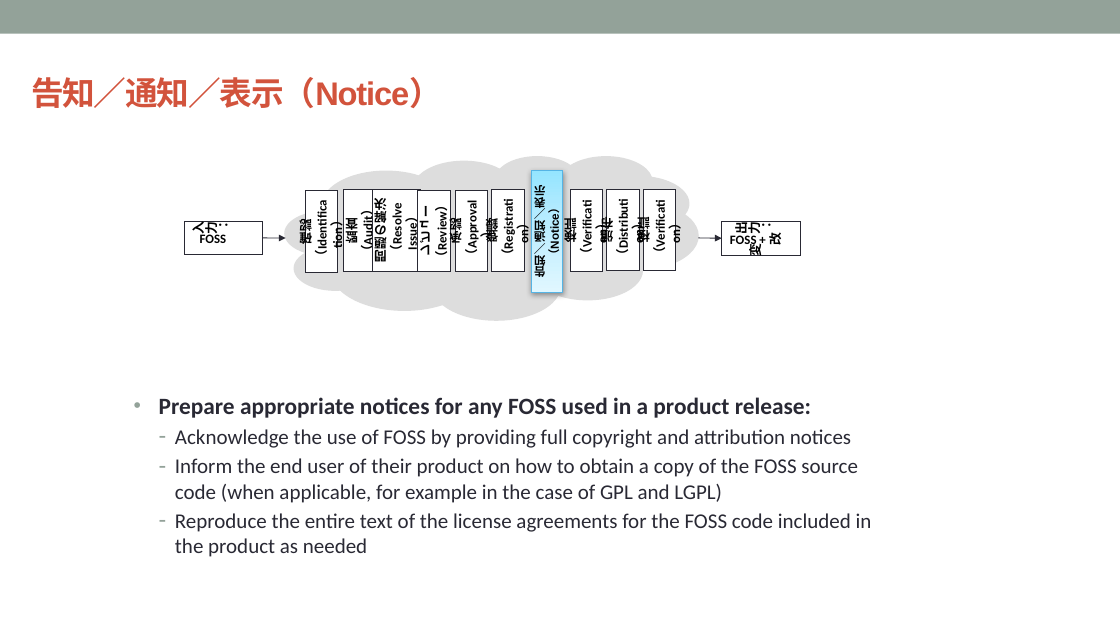
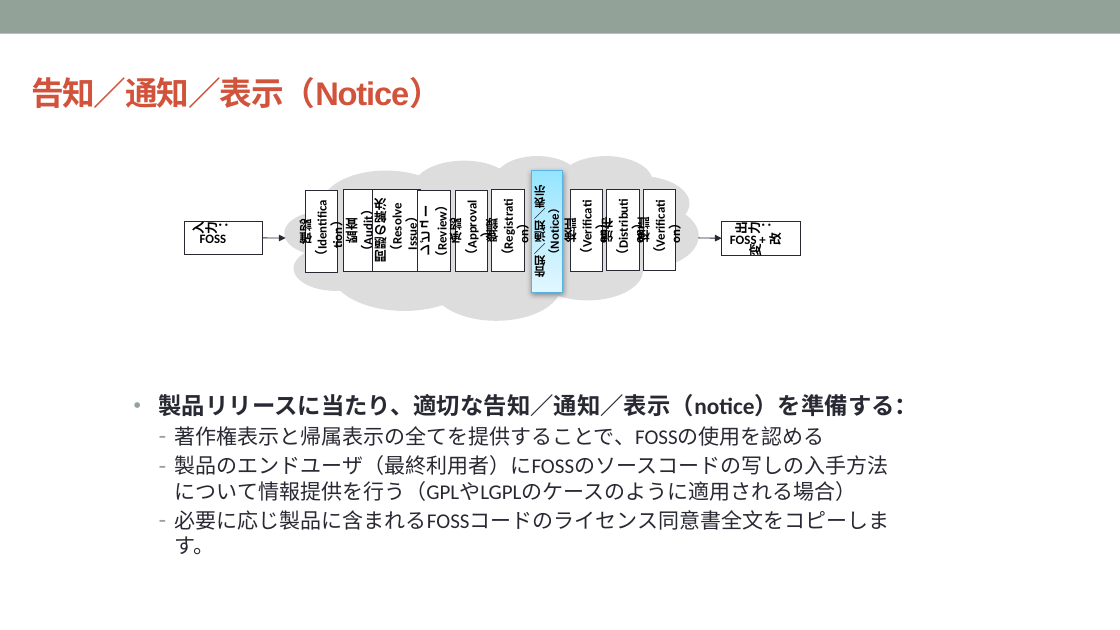
Before and after one commit to OpenChain-Project/Curriculum-Translation-JP, a slide deck: slide 60 of target/openchain-curriculum-release-2.pptx. Drawn at 1120x630 pixels with LibreOffice and Linux fonts; fonts in the diff are those of the drawing; background and template pictures are left out. Boxes give left, top, right and bottom in pixels: in the first picture for what was removed or moved away, otherwise in the second. Text is boxed around its words. In the diff, an @@ line names an element or a change of style, - is before the commit and + after.

```diff
--- a/target/openchain-curriculum-release-2.pptx
+++ b/target/openchain-curriculum-release-2.pptx
@@ text at (x1=159, y1=394, x2=919, y2=555): text changed @@
-• Prepare appropriate notices for any FOSS used in a product release:
-  – Acknowledge the use of FOSS by providing full copyright and attribution notices
-  – Inform the end user of their product on how to obtain a copy of the FOSS source code (when applicable, for example in the case of GPL and LGPL)
-  – Reproduce the entire text of the license agreements for the FOSS code included in the product as needed
+• 製品リリースに当たり、適切な告知／通知／表示（notice）を準備する：
+  – 著作権表示と帰属表示の全てを提供することで、FOSSの使用を認める
+  – 製品のエンドユーザ（最終利用者）にFOSSのソースコードの写しの入手方法について情報提供を行う（GPLやLGPLのケースのように適用される場合）
+  – 必要に応じ製品に含まれるFOSSコードのライセンス同意書全文をコピーします。
```
Also in this commit, not shown: 7 other slides changed, 8 other files.
